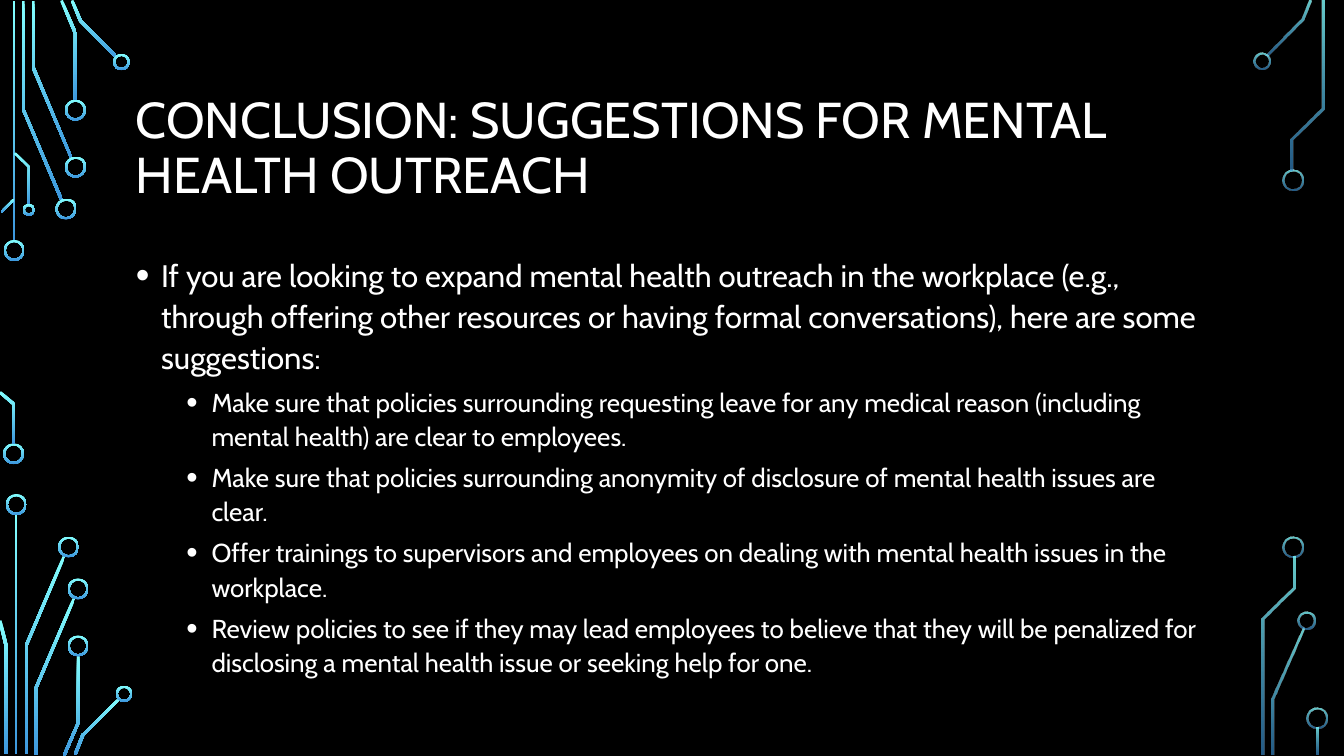
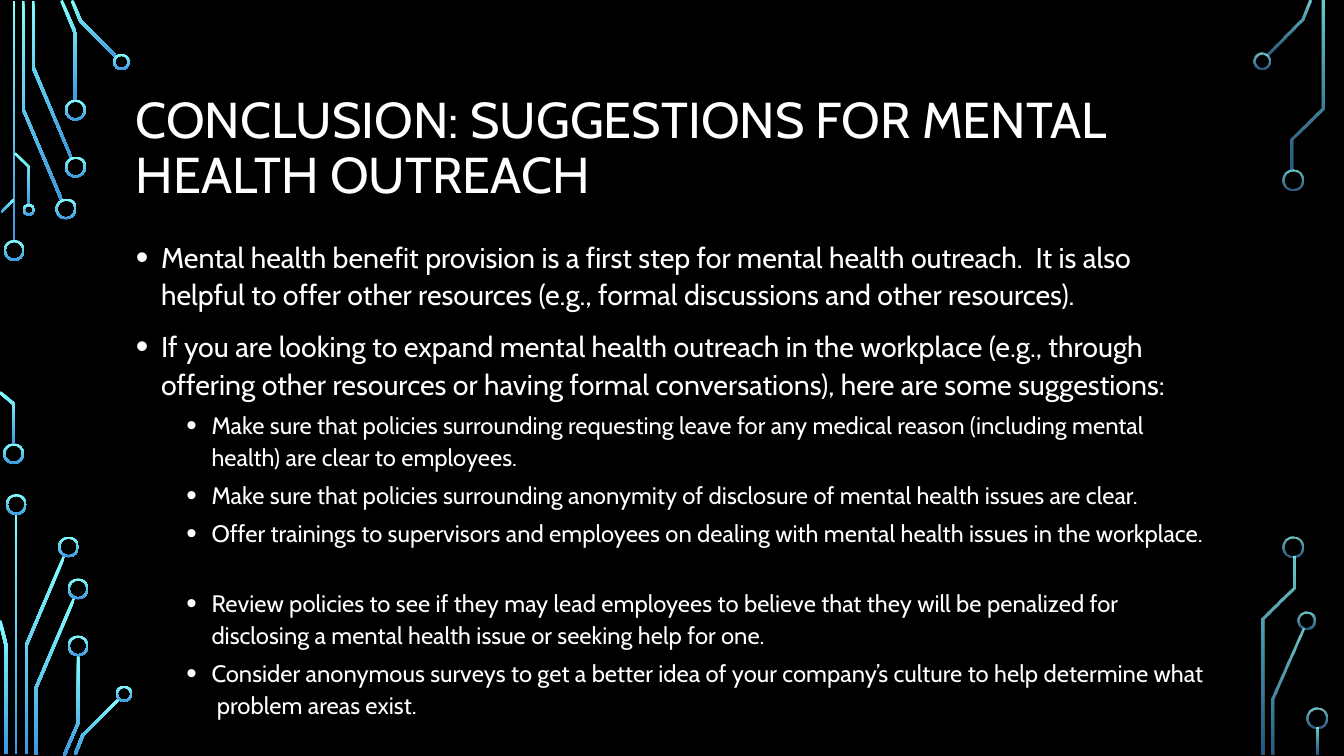
Before and after one commit to shrutih17/INFM600project, a slide deck: slide 17 of Presentation.pptx (slide 15 before the commit). Drawn at 1344x756 pixels with LibreOffice and Linux fonts; fonts in the diff are those of the drawing; background and template pictures are left out. Boxes give left, top, right and bottom in pixels: in the first picture for what was removed or moved away, otherwise in the second. Text is boxed around its words. In the diff, an @@ line names an element or a change of style, - is before the commit and + after.

```diff
--- a/Presentation.pptx
+++ b/Presentation.pptx
@@ text "Mental health benefit provision is ..." moved from (x1=161, y1=263, x2=1196, y2=643) to (x1=161, y1=246, x2=1203, y2=720) @@
@@ text at (x1=161, y1=246, x2=1131, y2=312): paragraph added @@
+• Mental health benefit provision is a first step for mental health outreach. It is also helpful to offer other resources (e.g., formal discussions and other resources).
@@ text at (x1=161, y1=335, x2=1203, y2=650): size 22.2 to 20.4 pt in "If you are looking to expand mental ..."; size 18.5 to 17 pt in "Make sure that policies surrounding requesting leave ...", "Make sure that policies surrounding anonymity of ...", "Offer trainings to supervisors and employees on ...", "Review policies to see if they may ..." @@
@@ text at (x1=212, y1=664, x2=1203, y2=720): paragraph added @@
+  • Consider anonymous surveys to get a better idea of your company’s culture to help determine what problem areas exist.
```
Also in this commit, not shown: 3 other slides changed, 2 slides added.
